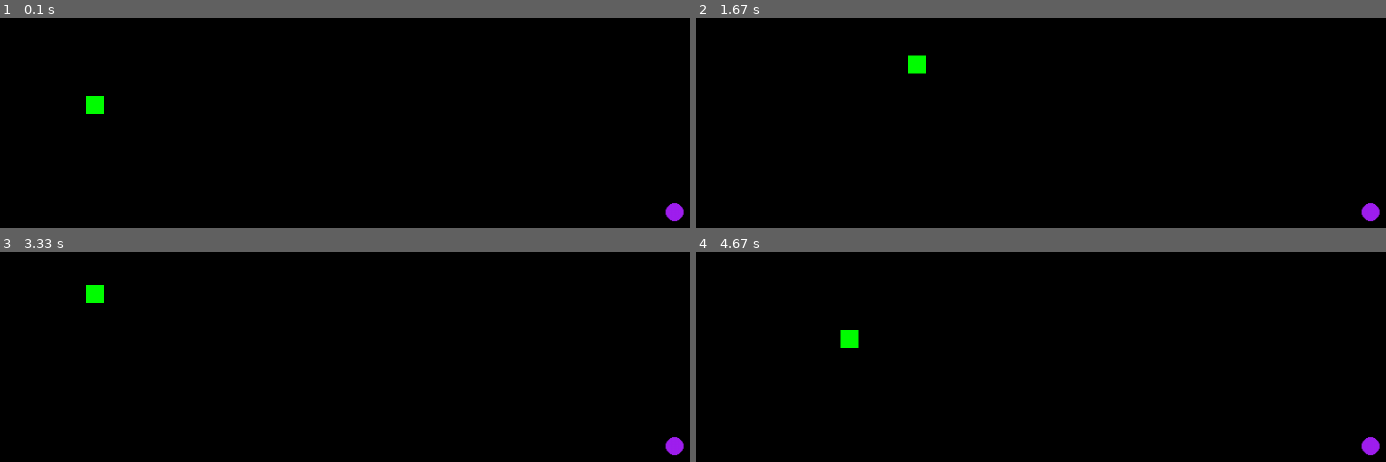
Above: before the commit, frames 1-4 (two rows, left to right).
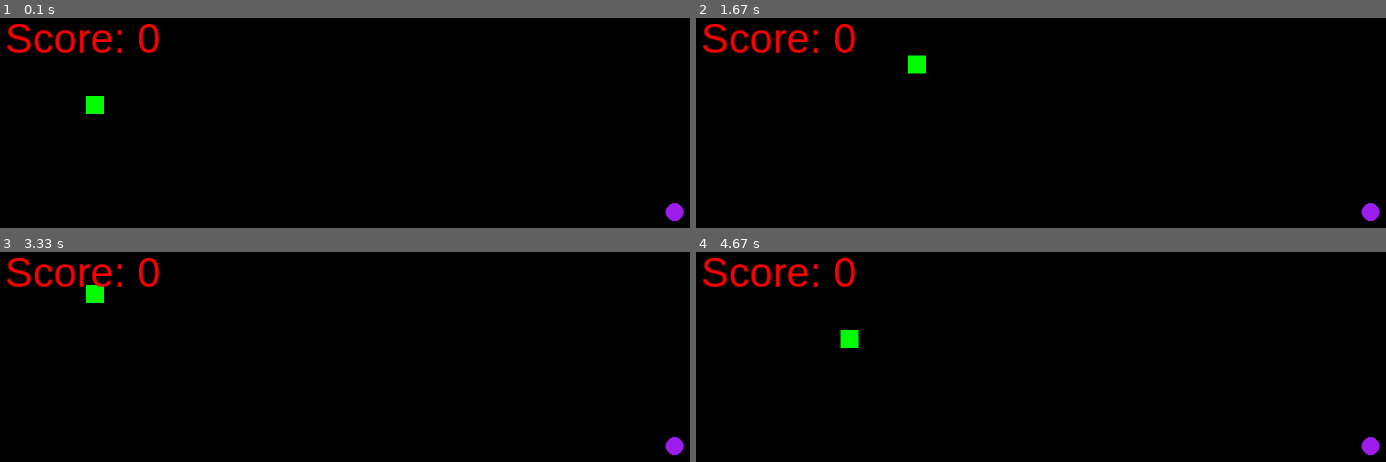
Above: after the commit, the same moments.

Repository: aminebenichou/python-adults-level-1
Game: pygame game, started from pygame project/main.py
Two runs of this game, one before a commit and one after it. Both use one fixed random seed, a clock stepped at 60 frames per second and the inputs below.
Inputs:
- Up to frame 1 (0.1 s): no input
- Up to frame 2 (1.67 s): hold Right 0.33-0.8 s; hold Up 0.83-1.13 s; hold Right 1.17-1.63 s
- Up to frame 3 (3.33 s): hold Left 1.67-2.2 s; hold Down 2.23-2.53 s; hold Left 2.57-2.97 s; hold Up from 3 s (still down)
- Up to frame 4 (4.67 s): release Up at 3.37 s; hold Right 3.4-4.03 s; hold Down 4.07-4.43 s; hold Left from 4.47 s (still down)

The runs differ from the first frame. In frame 1, 1.1% of the frame differs, in the area x 0-24%, y 2-17%; in frame 2, 1.1%; in frame 3, 1.1%; in frame 4, 1.1%.

Commit message:
`Added score tracking and display in main.py`

Diff:
--- a/pygame project/main.py
+++ b/pygame project/main.py
@@ -9,21 +9,22 @@
 clock = pygame.time.Clock()
 running = True
 x, y = 100, 100
-
+score = 0
 food_coordinates = (random.randint(50, 950),random.randint(50, 450)) # set
 
 def eat_food():
-    global x, y, food_coordinates
+    global x, y, food_coordinates, score
 
     if x+20 > food_coordinates[0] > x-20 and y+20 > food_coordinates[1] > y-20:
         food_coordinates = (random.randint(50, 950),random.randint(50, 450))
-
+        score += 10
 font = pygame.font.SysFont('Arial', 46)
 text = font.render('Game Over', True, (255,0,0))
 text2 = font.render('Press Q to quit the game', True, (255,0,0))
 game_over = False
 while running:
     # poll for events
+    score_text = font.render(f'Score: {score} ', True, (255,0,0))
 
     # pygame.QUIT event means the user clicked X to close your window
     for event in pygame.event.get():
@@ -58,7 +59,7 @@
     pygame.draw.circle(screen, "purple", food_coordinates, 10, 10)
 
     eat_food()
-
+    screen.blit(score_text, (10,10))
     # flip() the display to put your work on screen
 
     pygame.display.update()
